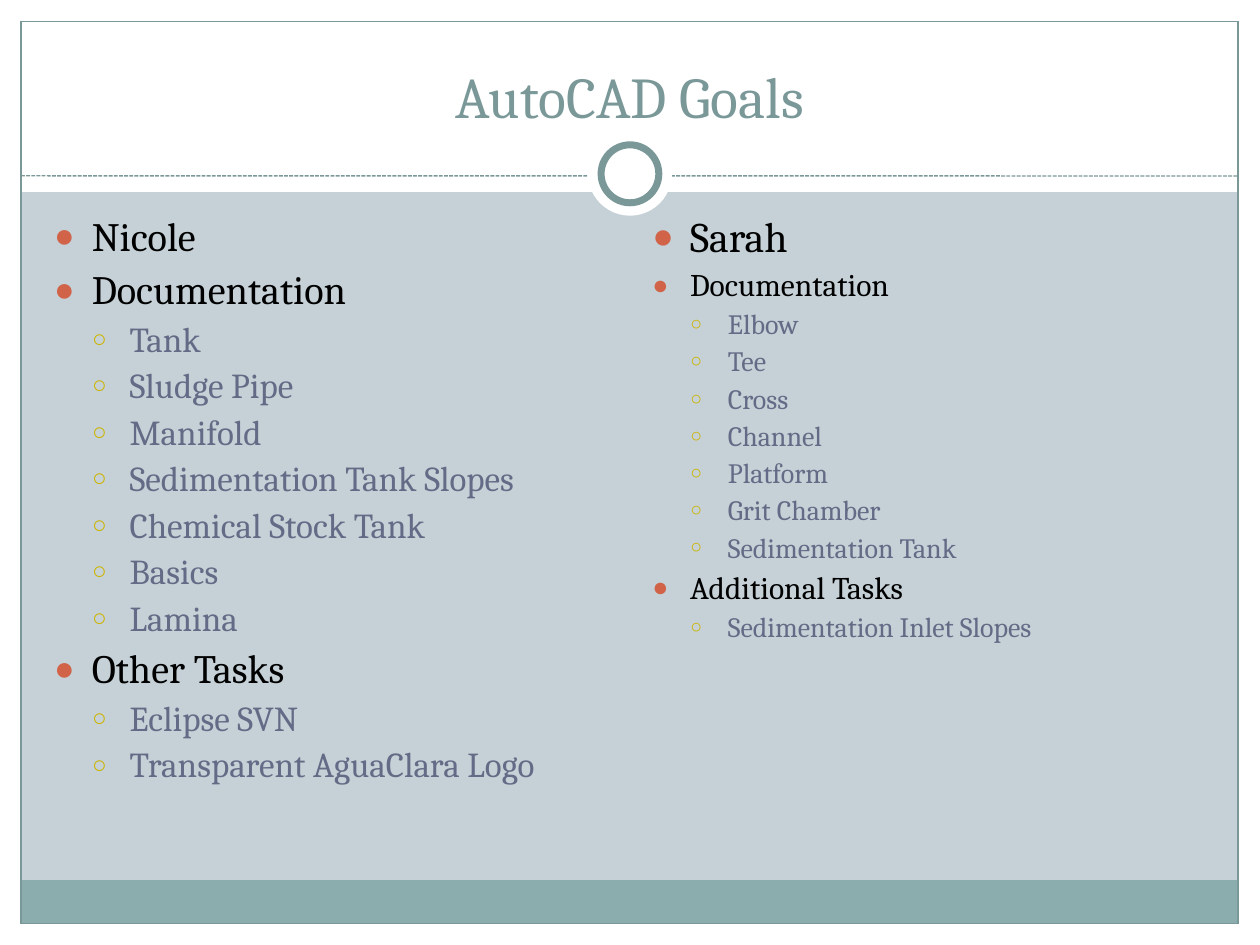
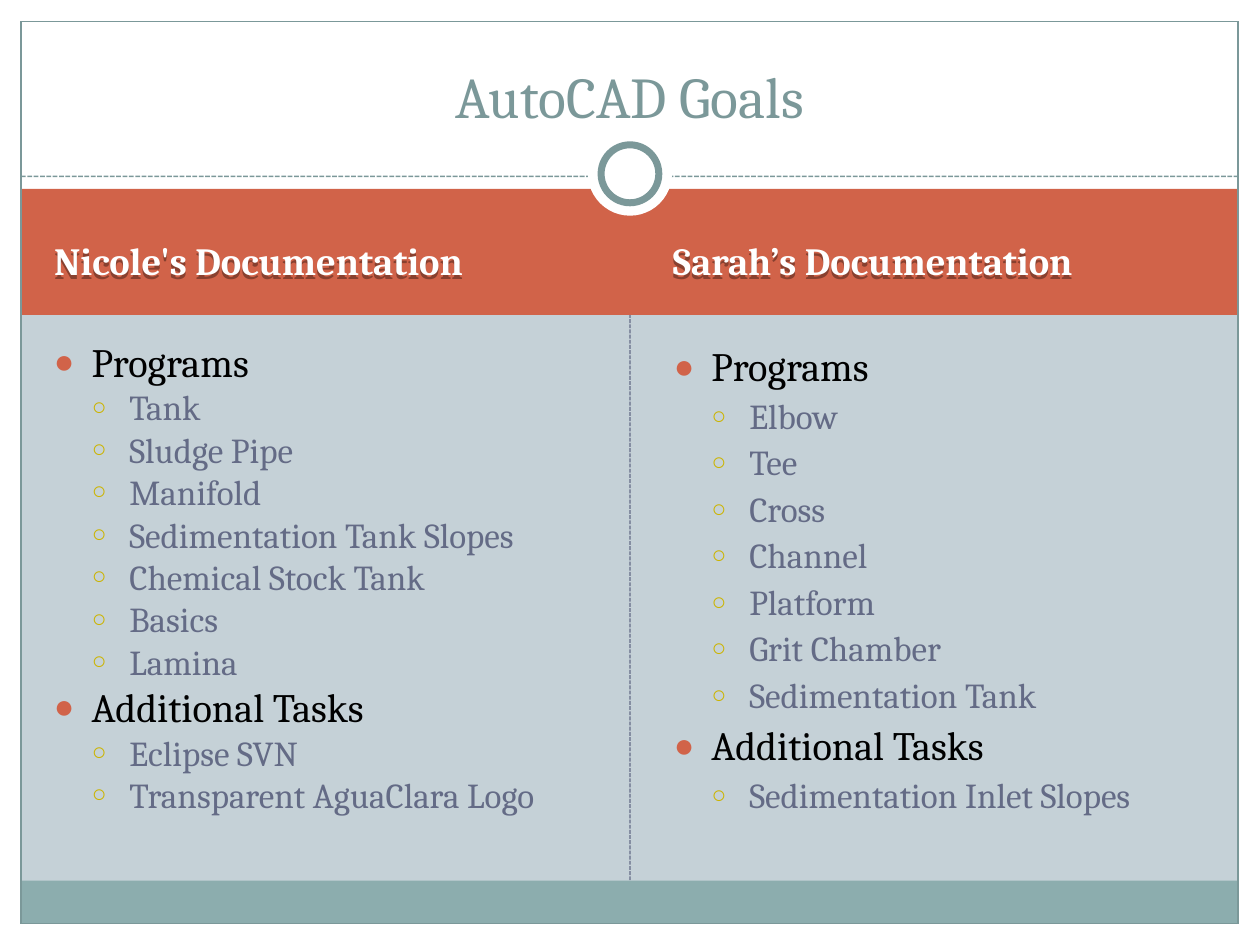
Before and after one commit to AguaClara/mathcad, a slide deck: slide 3 of Automated Design/AutoCAD Help (Documentation)/Automated Design.ppt. Drawn at 1260x945 pixels with LibreOffice and Linux fonts; fonts in the diff are those of the drawing. Boxes give left, top, right and bottom in pixels: in the first picture for what was removed or moved away, otherwise in the second. Text is boxed around its words. In the diff, an @@ line names an element or a change of style, - is before the commit and + after.

```diff
--- a/Automated Design/AutoCAD Help (Documentation)/Automated Design.ppt
+++ b/Automated Design/AutoCAD Help (Documentation)/Automated Design.ppt
@@ rectangle: place and size @@
-rectangle at (0,0,1260,192)
+rectangle at (0,0,1260,199)
@@ line (21, 176) - (1239, 176): stroke #7B9899 0.74 pt dashed to #7B9899 0.91 pt dashed @@
@@ rectangle added at (21,189,1239,315), fill #D16349 @@
@@ text added at (54,248,462,279), 22 pt, text #FFFFFF, bold @@
+Nicole's Documentation
@@ text added at (673,248,1072,279), 22 pt, text #FFFFFF, bold @@
+Sarah’s Documentation
@@ line added from (630, 881) to (630, 304), #646B86 0.74 pt dashed @@
@@ text "Programs": place and size @@
-text "Programs" at (92,223,534,785)
+text "Programs" at (92,350,534,816)
@@ text at (92,350,249,386): text changed @@
-● Nicole
-● Documentation
+● Programs
@@ text "Programs": place and size @@
-text "Programs" at (690,223,1031,643)
+text "Programs" at (711,354,1131,815)
@@ text at (711,354,868,390): text changed; size 18 to 23 pt @@
-● Sarah
-● Documentation
+● Programs
@@ text at (129,396,534,816): line spacing 0.9 to 0.8 @@
@@ text at (711,405,1131,815): size 16 to 20 pt in "Elbow", "Tee", "Cross", "Channel" and 4 more places; size 18 to 23 pt in "Additional Tasks"; more space between paragraphs @@
@@ text at (92,694,364,723): text changed @@
-● Other Tasks
+● Additional Tasks
```
Also in this commit, not shown: 20 other slides changed, 3 slides added, 3 slides removed.
